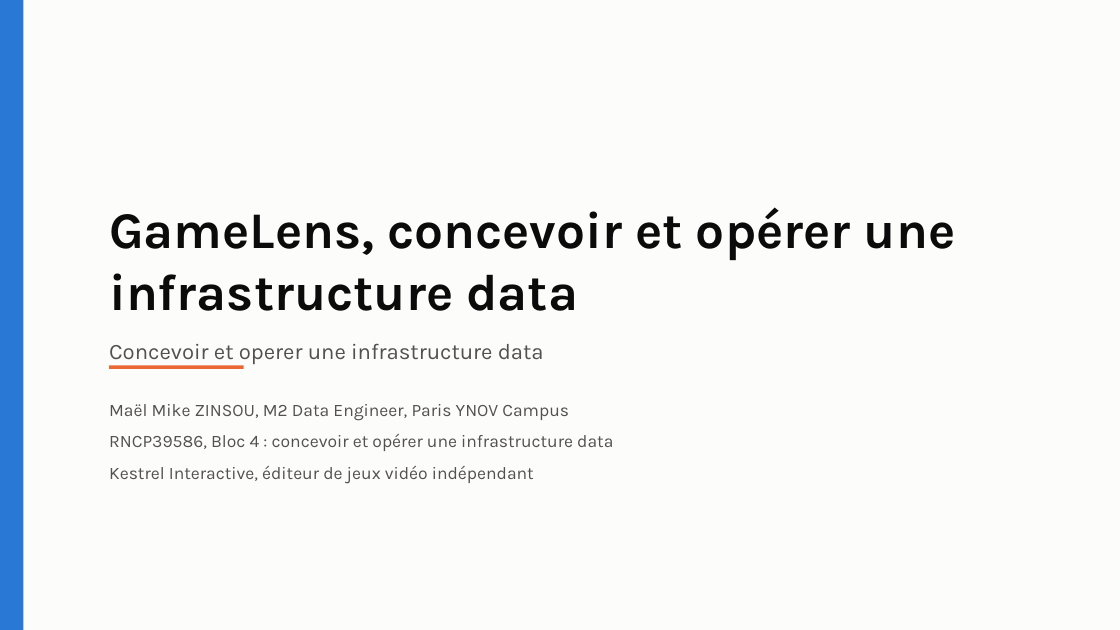
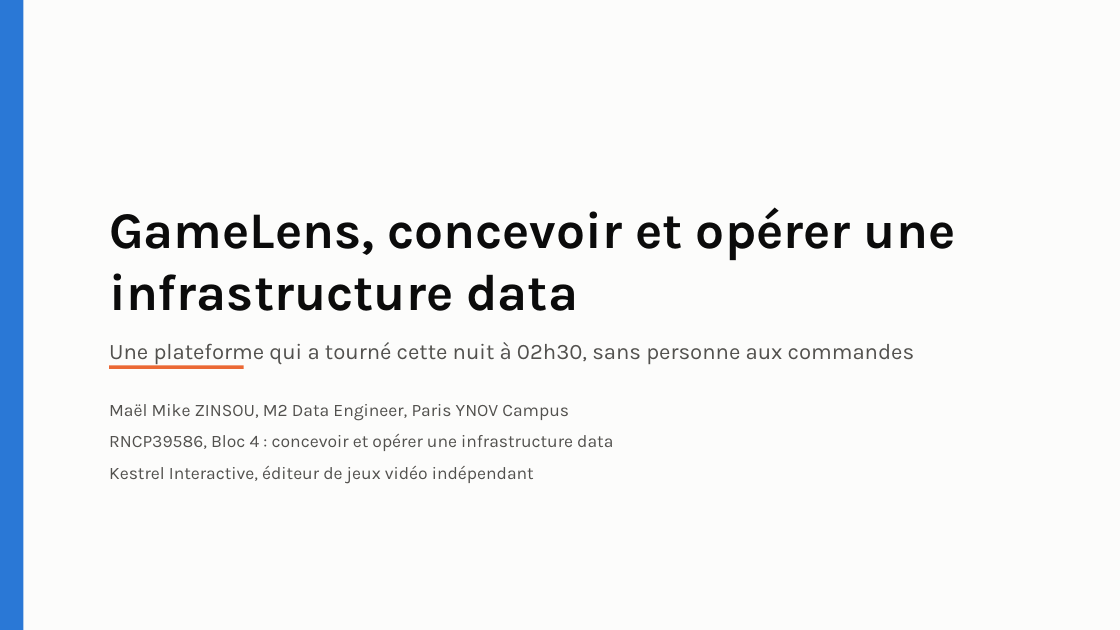
Before and after one commit to Mael8zinsou/gamelens-bloc4_0, a slide deck: slide 1 of docs/support_soutenance.pptx. Drawn at 1120x630 pixels with LibreOffice and Linux fonts; fonts in the diff are those of the drawing. Boxes give left, top, right and bottom in pixels: in the first picture for what was removed or moved away, otherwise in the second. Text is boxed around its words. In the diff, an @@ line names an element or a change of style, - is before the commit and + after.

```diff
--- a/docs/support_soutenance.pptx
+++ b/docs/support_soutenance.pptx
@@ text at <box>109,342,914,365</box>: text changed @@
-Concevoir et operer une infrastructure data
+Une plateforme qui a tourné cette nuit à 02h30, sans personne aux commandes
```
Also in this commit, not shown: 9 other slides changed, 7 other files.
